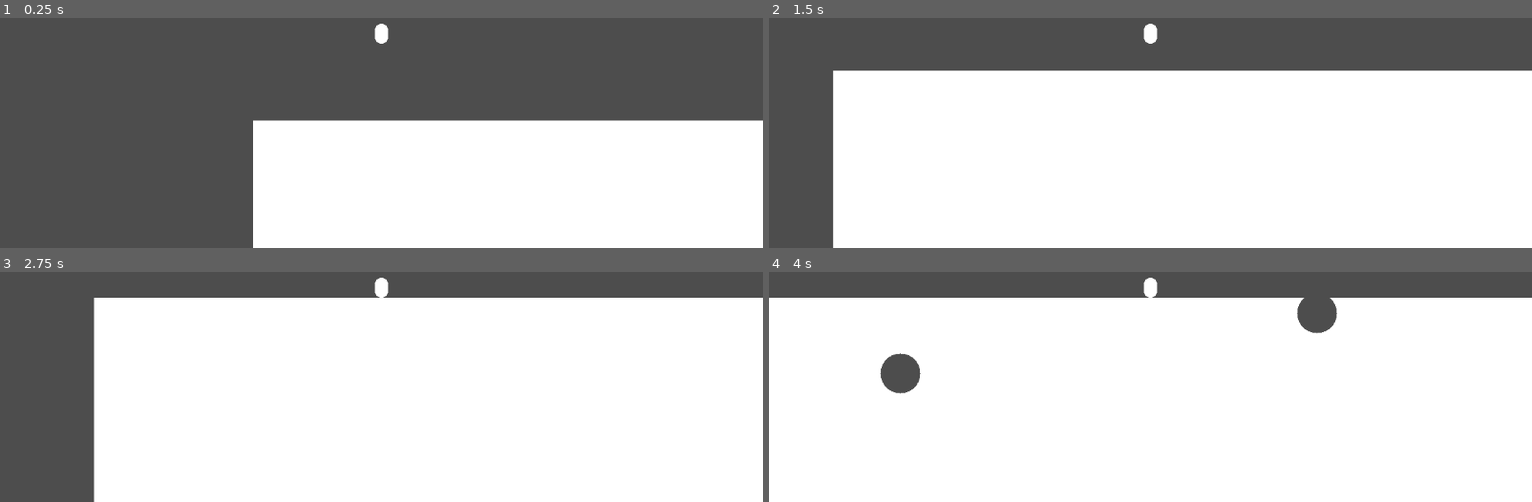
Above: before the commit, frames 1-4 (two rows, left to right).
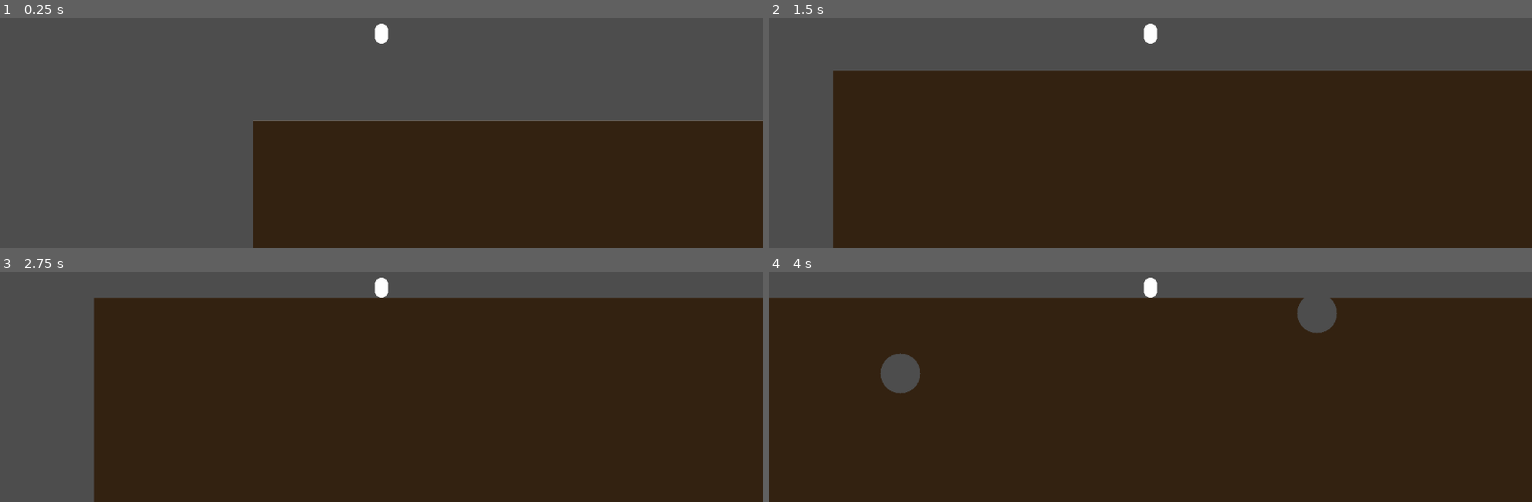
Above: after the commit, the same moments.

Repository: rcfox/DigGame
Game: Godot game, scene res://world.tscn
Two runs of this game, one before a commit and one after it. Both use one fixed random seed, a clock stepped at 60 frames per second and the inputs below.
Inputs (mouse positions are in pixels of both pictures, inside the frame that each line leads up to):
- Up to frame 1 (0.25 s): no input
- Up to frame 2 (1.5 s): move the mouse to (outside the picture) at 0.52 s; hold D (right) from 0.53 s (still down); click (outside the picture) at 0.67 s; tap W (up) at 0.77 s; move the mouse to (997, 54) at 1.27 s; click (997, 54) at 1.42 s
- Up to frame 3 (2.75 s): tap W (up) at 1.52 s; move the mouse to (outside the picture) at 2.02 s; release D (right) at 2.03 s; hold A (left) from 2.03 s (still down); click (outside the picture) at 2.17 s
- Up to frame 4 (4 s): move the mouse to (1112, 373) at 2.77 s; release A (left) at 2.78 s; hold D (right) from 2.78 s (still down); click (1112, 373) at 2.92 s; tap W (up) at 3.02, 3.77 s; move the mouse to (1379, 352) at 3.52 s; click (1379, 352) at 3.67 s

The runs differ from the first frame. In frame 1, 37% of the frame differs, in the area x 33-100%, y 44-100%; in frame 2, 71%; in frame 3, 78%; in frame 4, 87%, in the area x 0-100%, y 11-100%.

Commit message:
Make the terrain brown.

Diff:
--- a/destructible_terrain.gd
+++ b/destructible_terrain.gd
@@ -31,7 +31,7 @@
 		return
 
 	terrain_details = Image.create_empty(width, height, false, Image.FORMAT_RGBA8)
-	terrain_details.fill(Color.WHITE)
+	terrain_details.fill(Color.from_rgba8(0x33, 0x22, 0x11, 0xff))
 	terrain_details.fill_rect(Rect2i(0, 0, width, sky_height), Color.TRANSPARENT)
 
 	init_chunks()
@@ -76,4 +76,6 @@
 				# This array should usually be tiny, so the "not in" check should be cheap.
 				if chunk_index not in dirty_chunks:
 					dirty_chunks.append(chunk_index)
-				terrain_details.set_pixel(x, y, Color.TRANSPARENT)
+				var color = terrain_details.get_pixel(x, y)
+				color.a = 0
+				terrain_details.set_pixel(x, y, color)
